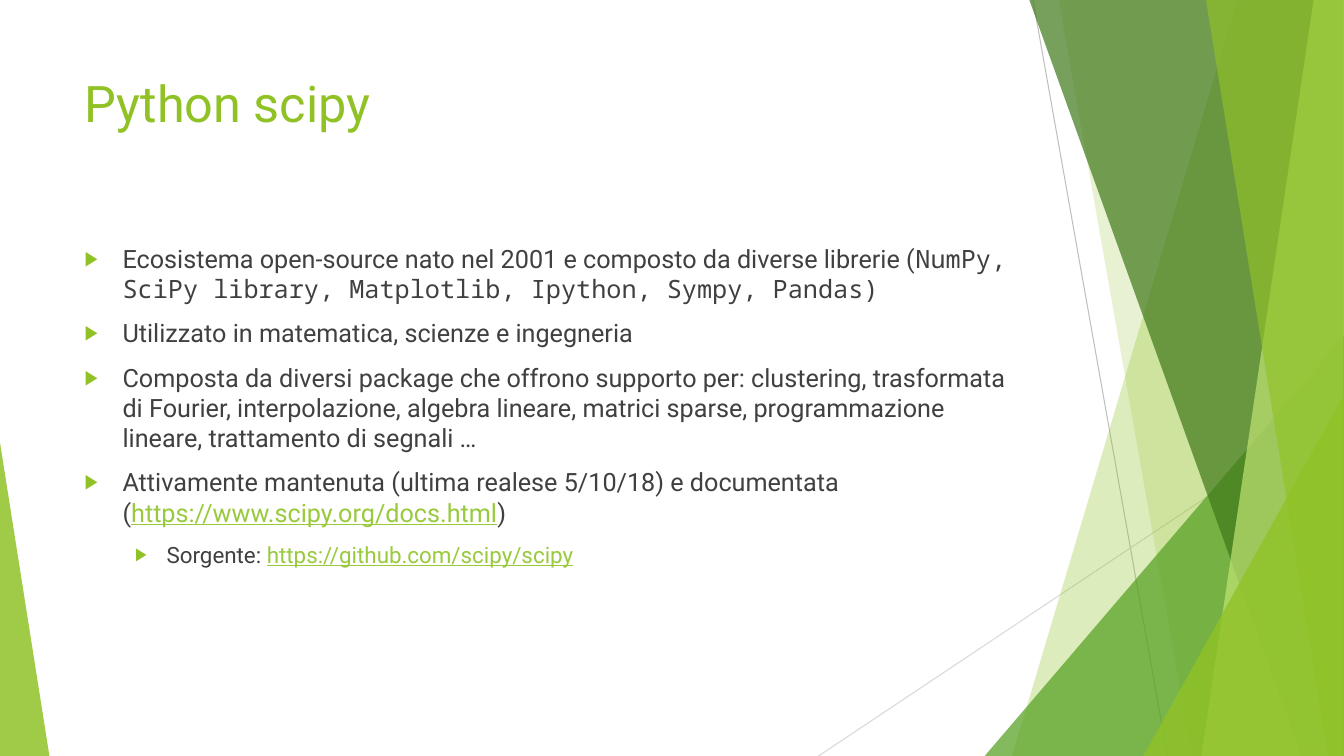
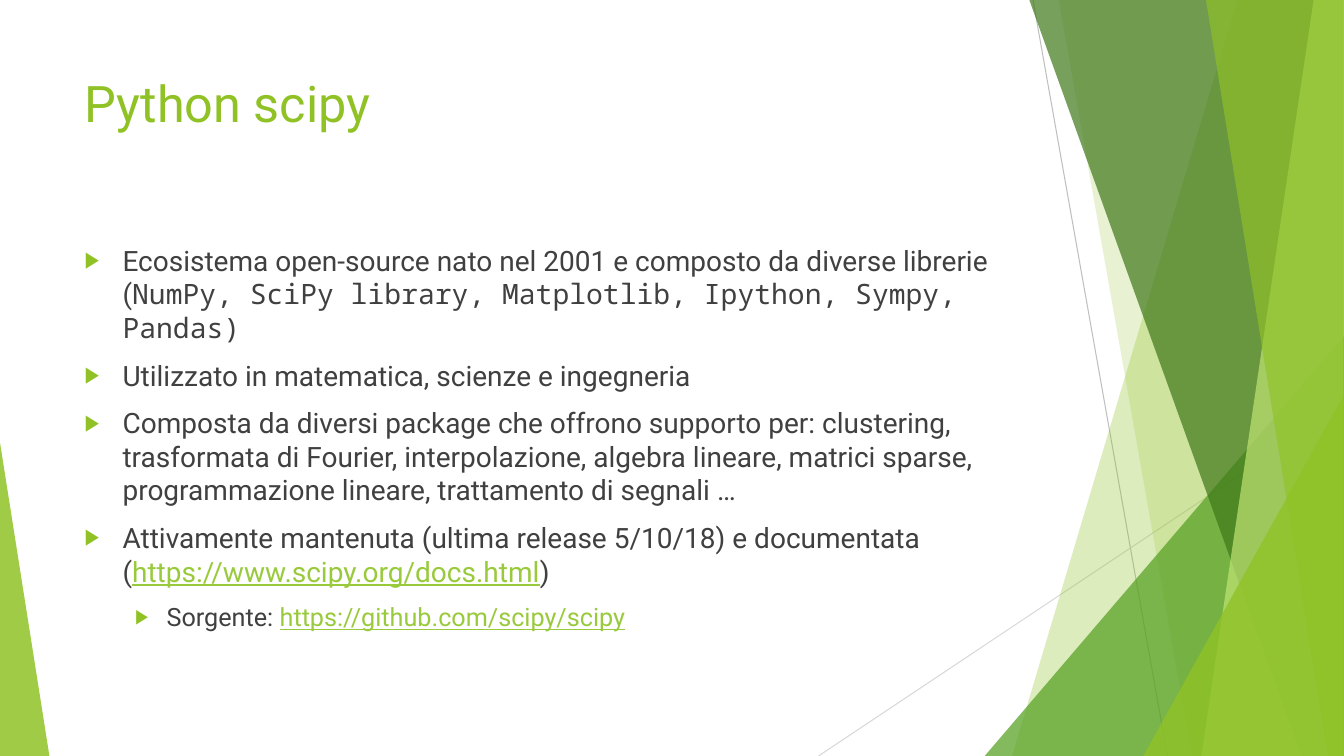
Before and after one commit to CostantiniMatteo/progetto-mcs, a slide deck: slide 5 of presentazione.pptx. Drawn at 1344x756 pixels with LibreOffice and Linux fonts; fonts in the diff are those of the drawing. Boxes give left, top, right and bottom in pixels: in the first picture for what was removed or moved away, otherwise in the second. Text is boxed around its words. In the diff, an @@ line names an element or a change of style, - is before the commit and + after.

```diff
--- a/presentazione.pptx
+++ b/presentazione.pptx
@@ text at [123,250,988,632]: size 18 to 20 pt in "Ecosistema open-source nato nel 2001 e composto ...", "Utilizzato in matematica, scienze e ingegneria", "Composta da diversi package che offrono supporto ..."; size 16 to 18 pt in "Sorgente: https://github.com/scipy/scipy" @@
@@ text at [123,526,920,588]: text changed; size 18 to 20 pt @@
-▶ Attivamente mantenuta (ultima realese 5/10/18) e documentata (https://www.scipy.org/docs.html)
+▶ Attivamente mantenuta (ultima release 5/10/18) e documentata (https://www.scipy.org/docs.html)
```
Also in this commit, not shown: 7 other slides changed, 3 slides added, 1 slide removed.
